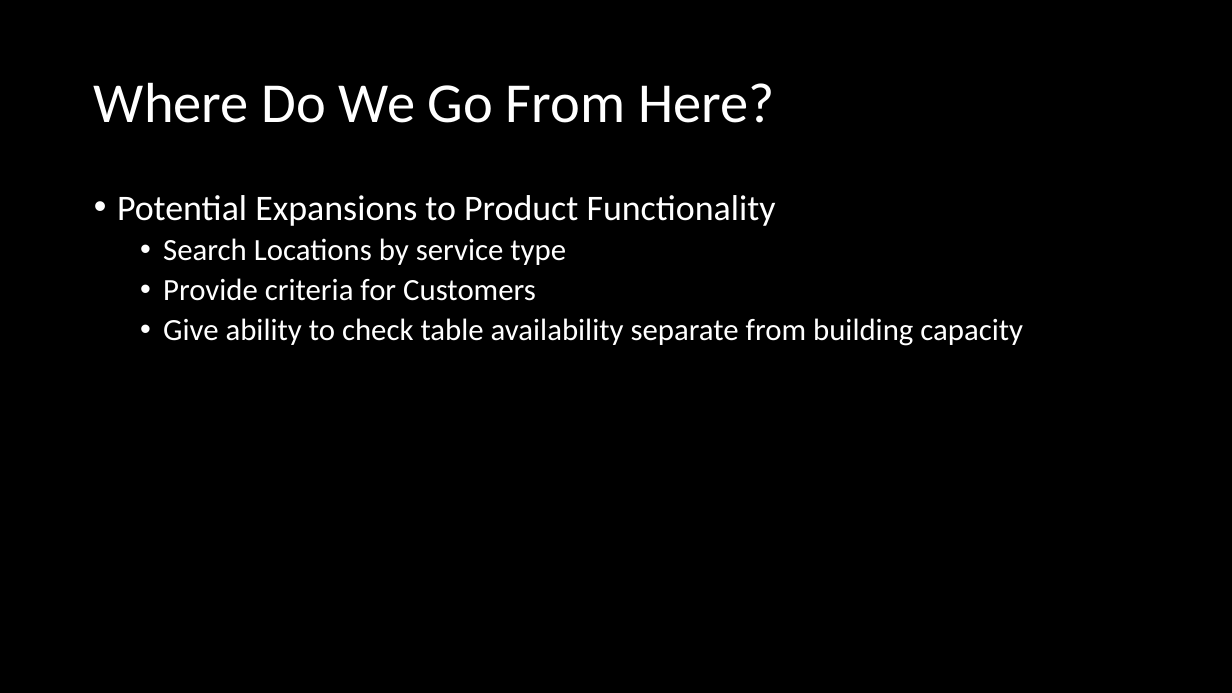
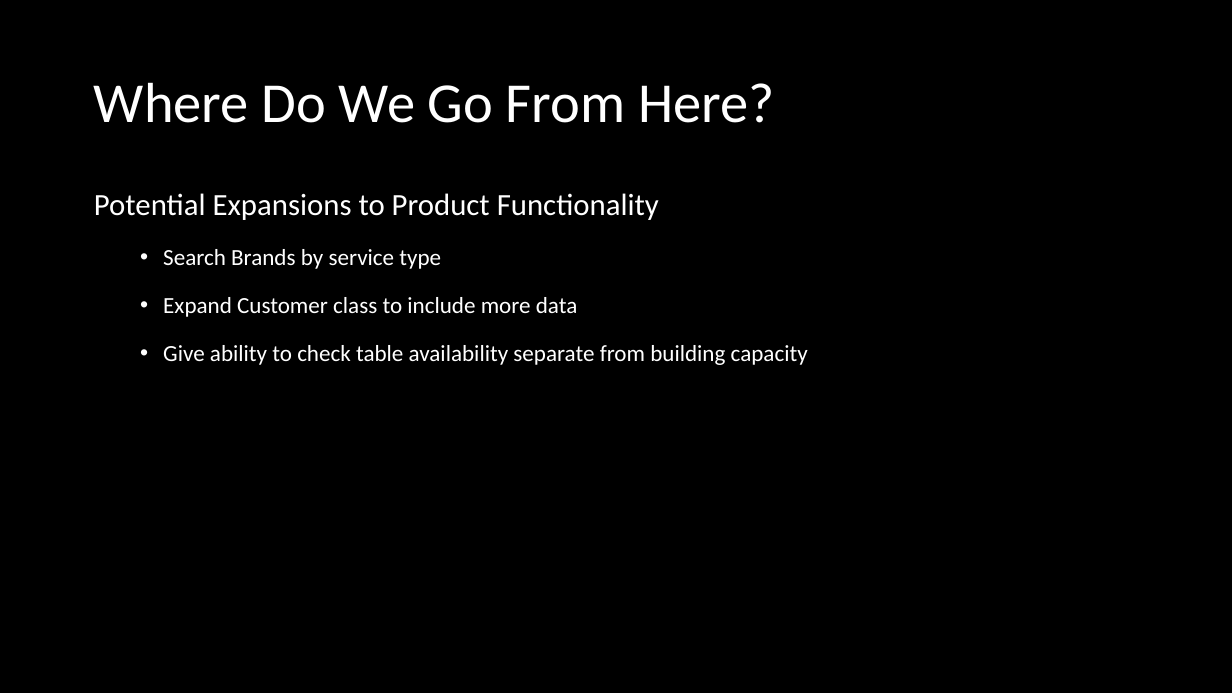
Before and after one commit to Luke4Parker/ReservationSystem, a slide deck: slide 15 of ReservationSystem/ReservationSystem/Reservation System.pptx (slide 14 before the commit). Drawn at 1232x693 pixels with LibreOffice and Linux fonts; fonts in the diff are those of the drawing; background and template pictures are left out. Boxes give left, top, right and bottom in pixels: in the first picture for what was removed or moved away, otherwise in the second. Text is boxed around its words. In the diff, an @@ line names an element or a change of style, - is before the commit and + after.

```diff
--- a/ReservationSystem/ReservationSystem/Reservation System.pptx
+++ b/ReservationSystem/ReservationSystem/Reservation System.pptx
@@ text at bbox=[94, 193, 808, 365]: size 28 to 24 pt in "Potential Expansions to Product Functionality"; size 24 to 18 pt in "Give ability to check table availability separate ..."; bullet • to none; line spacing 0.9 to 1.5 @@
@@ text at bbox=[163, 249, 578, 317]: text changed; size 24 to 18 pt @@
-  • Search Locations by service type
-  • Provide criteria for Customers
+  • Search Brands by service type
+  • Expand Customer class to include more data
```
Also in this commit, not shown: 11 other slides changed, 2 slides added, 1 slide removed, 4 other files.
